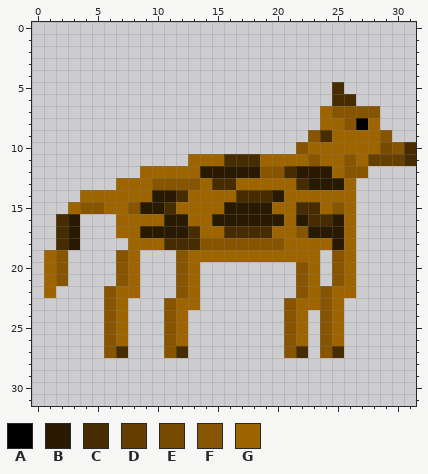
File history of a pixel-art sprite, Assets/Schaeferhund/Schaeferhund_1.png. This is how it looked before the edit.
The file is 32x32 pixels. Pixels under 10% opacity are left out.
Palette (. is transparent): A #000000  B #281900  C #462c00  D #653f00  E #784c00  F #875500  G #9e6400
Pixels before, first column x 1:
 5 ........................C......
 6 ........................CC.....
 7 .......................GFFFF...
 8 .......................GGFAG...
 9 ......................FCGGGGF..
10 .....................FGGGGGGEFC
11 ............GGGCCCGGGGFGGFGDDDC
12 ........GGGGGBBBBBFFCBBBGFF....
13 ......GGGFFFFGCCGGGGGCBBBG.....
14 ...GGGGGGBBCGGGGCCCBGGGGGG.....
15 ..GFFGGFBBCGGGGBBBBGGCCGFG.....
16 .CB...GGGGBBGGBBBBBBGBCCBG.....
17 .CB...GGBBBBCGGCCCCGGFBBBG.....
18 .CB....GGGCCCFFFFFFFGGGGBG.....
19 GF....FG...FGGGGGGGGGGG.FG.....
20 GF....FG...FG........FG.FG.....
21 GF....FG...FG........FG.FG.....
22 G....FGG...FG........FGFGG.....
23 .....FG...FGG.......FGGFG......
24 .....FG...FG........FG.FG......
25 .....FG...FG........FG.FG......
26 .....FG...FG........FG.FG......
27 .....FC...FC........FC.FC......
After the commit:
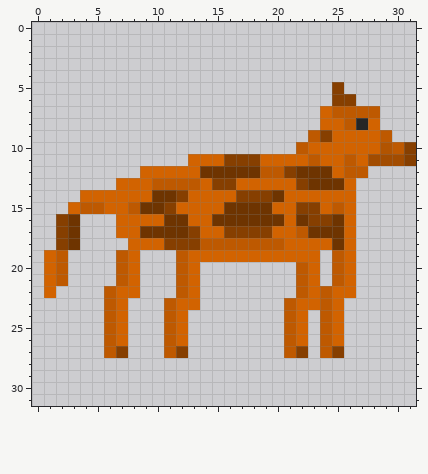
Change:
colour A: #000000 -> #262626
colour B: #281900 -> #6e3400
colour C: #462c00 -> #863f00
colour D: #653f00 -> #a24c00
colour E: #784c00 -> #b25400
colour F: #875500 -> #be5900
colour G: #9e6400 -> #d26300
Changed places in both pictures, as pixel boxes (x1, y1, x2, y2):
changed: (44, 82, 416, 358)
